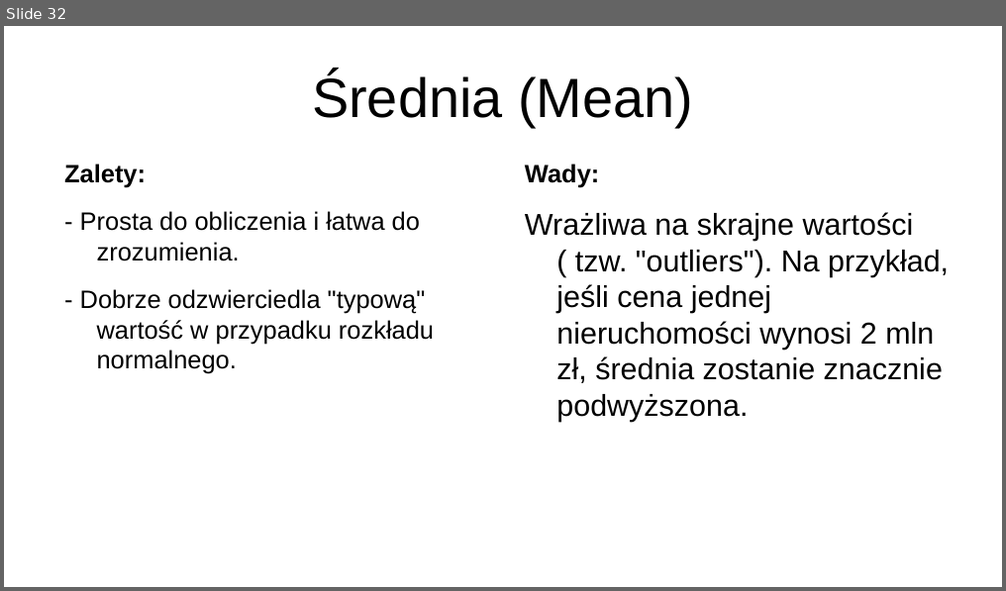
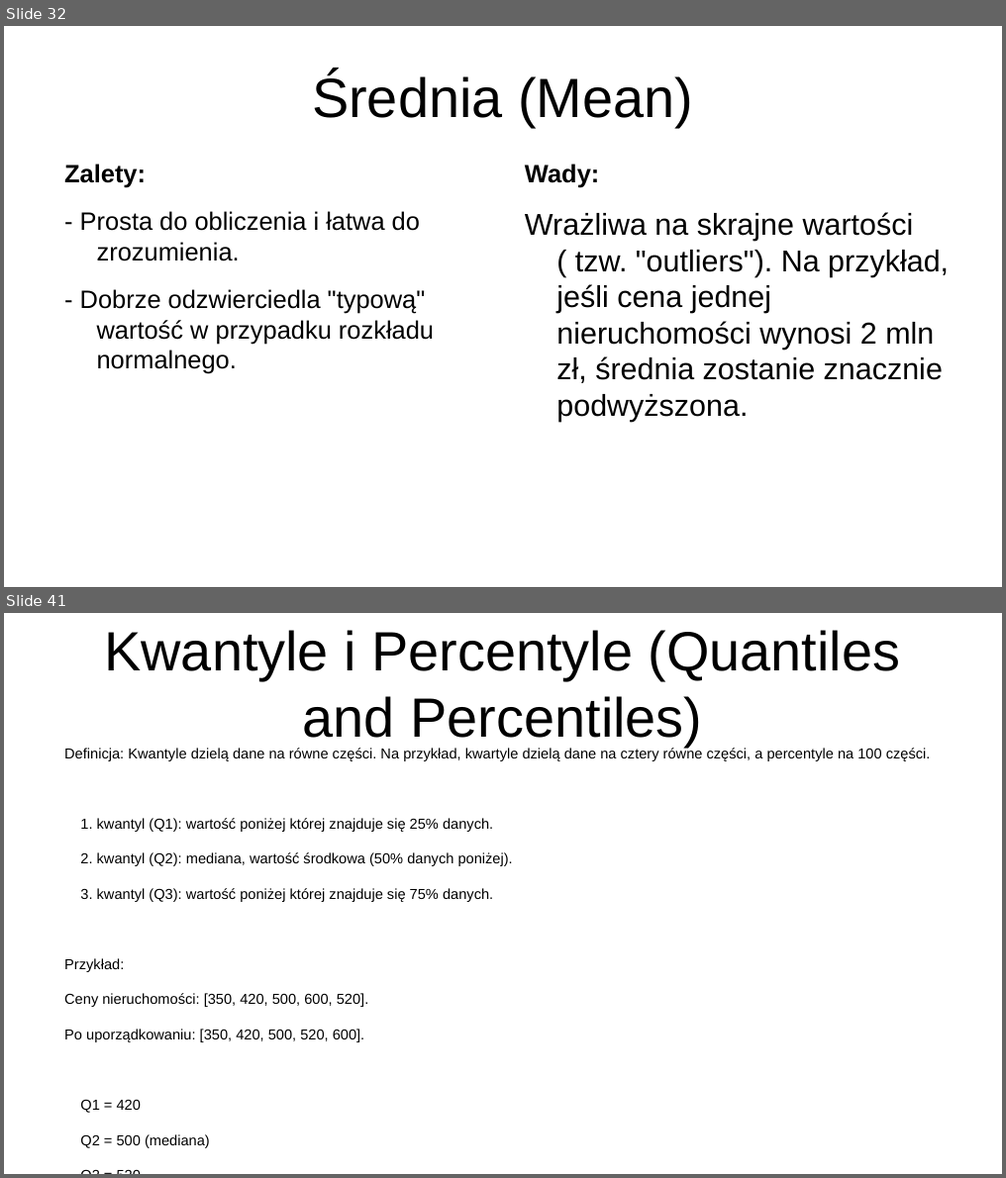
Before and after one commit to jkb-mchlk/jkb-mchlk, a slide deck: szkolenie.pptx. Shown one above the other, each under a label of ours: slide 32 before the commit, slides 32 and 41 after it; the slides between them are not shown. The pictures are 1006x591 and 1006x1178 pixels, drawn with LibreOffice and Linux fonts; fonts in the diff are those of the drawing. Boxes give left, top, right and bottom in pixels: in the first picture for what was removed or moved away, otherwise in the second. Text is boxed around its words. In the diff, an @@ line names an element or a change of style, - is before the commit and + after.

```diff
--- a/szkolenie.pptx
+++ b/szkolenie.pptx
@@ slide 41 added at bbox=[4, 613, 1002, 1174], background #FFFFFF @@
@@ title added at bbox=[104, 630, 901, 747], 44 pt, text #000000 @@
+Kwantyle i Percentyle (Quantiles and Percentiles)
@@ text added at bbox=[64, 747, 931, 1043], 11.5 pt, text #000000 @@
+Definicja: Kwantyle dzielą dane na równe części. Na przykład, kwartyle dzielą dane na cztery równe części, a percentyle na 100 części.
+1. kwantyl (Q1): wartość poniżej której znajduje się 25% danych.
+2. kwantyl (Q2): mediana, wartość środkowa (50% danych poniżej).
+3. kwantyl (Q3): wartość poniżej której znajduje się 75% danych.
+Przykład:
+Ceny nieruchomości: [350, 420, 500, 600, 520].
+Po uporządkowaniu: [350, 420, 500, 520, 600].
+Q1 = 420
+Q2 = 500 (mediana)
+Q3 = 520
```
Also in this commit, not shown: 4 slides changed, 18 other slides added, 1 slide removed, 1 other file.
